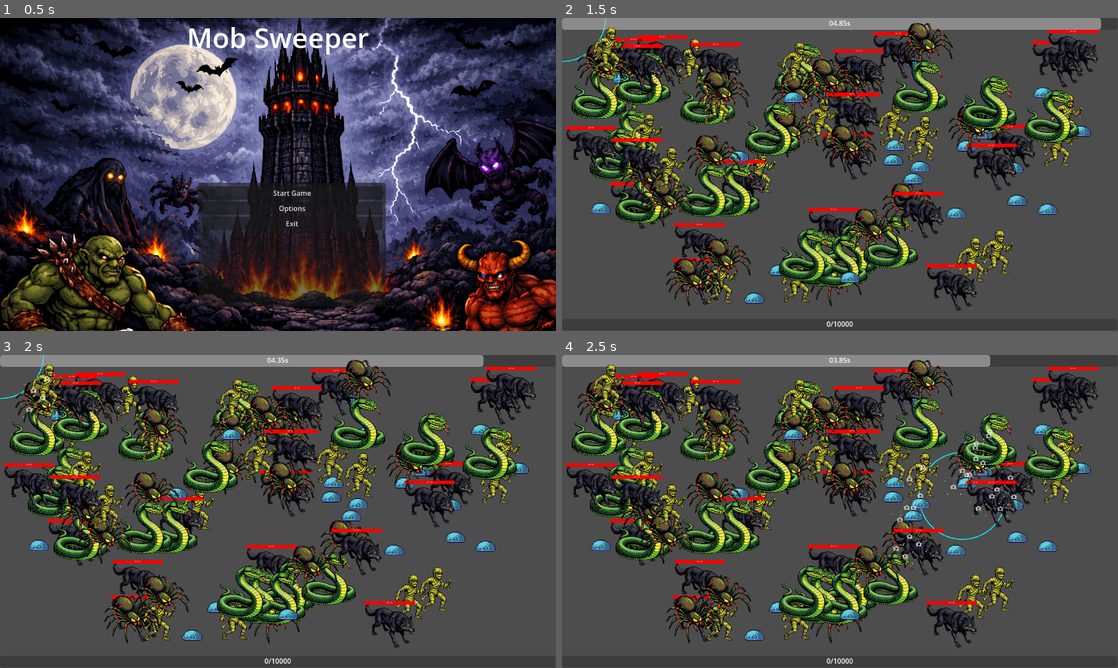
Above: before the commit, frames 1-4 (two rows, left to right).
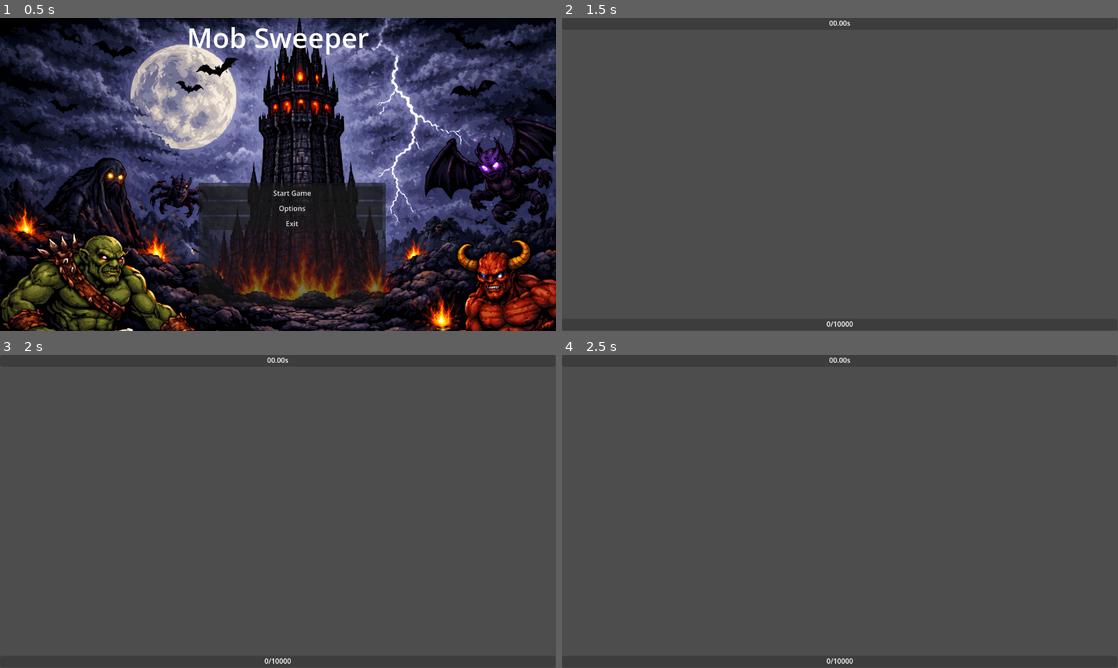
Above: after the commit, the same moments.

Repository: Chopstick83/godot_idle_arpg
Game: Godot game, scene res://mainmenu.tscn
Same seed, same stepped clock (60 frames per second), same inputs: the game is played once before the commit and once after it. The engine's default icon, where the game draws it, is replaced by a stand-in: a white triangle on a blue panel in a dark square.
Inputs (mouse positions are in pixels of both pictures, inside the frame that each line leads up to):
- Up to frame 1 (0.5 s): no input
- Up to frame 2 (1.5 s): click "Start Game" at 0.5 s; click "Start Battle" at 1.25 s
- Up to frame 3 (2 s): no input
- Up to frame 4 (2.5 s): move the mouse to (962, 495) at 2.02 s; click (962, 495) at 2.17 s

Frame 1 is identical in both runs. In frame 2, 38% of the frame differs, in the area x 0-97%, y 0-94%; in frame 3, 37%; in frame 4, 37%.
Error after the commit: Invalid access to property or key '<null>' on a base object of type 'Array'. (res://main.gd:65)

Commit message:
feat: 스킬 트리 시간 증가 및 공격 범위 연동 포함 등 몇 가지 업데이트
- 스킬 트리 2종 실제 게임에 반영
- 툴팁 레벨 변경 시 즉시 툴팁 반영
- 다국어 내용 변경
- 스콜피온 몬스터 적용
- 함수 snake case 통일

Diff:
--- a/Localizations/translations.csv
+++ b/Localizations/translations.csv
@@ -12,7 +12,7 @@
 LANGUAGE,언어,Language,,,,,,,,,
 BACK,뒤로가기,Back,,,,,,,,,
 SKILL_TITLE_EXTEND_TIME,스테이지 시간 연장,Extend Stage Time,,,,,,,,,
-SKILL_DESC_EXTEND_TIME,스테이지 시간을 {0}초로 연장합니다.,Extend stage time to {0} seconds.,,,,,,,,,
+SKILL_DESC_EXTEND_TIME,스테이지 시간을 {0}초로 늘립니다.,Extend stage time to {0} seconds.,,,,,,,,,
 START_BATTLE,전투 시작,Start Battle,,,,,,,,,
 RETURN_TO_MAIN,메인으로 돌아가기,Return To Main,,,,,,,,,
 LEVEL,레벨 {0},Lv. {0},,,,,,,,,
@@ -20,3 +20,5 @@
 CONTINUE_BATTLE,전투 계속하기,Continue Battle,,,,,,,,,
 RETURN_TO_BASE,정비하기,Return To Base,,,,,,,,,
 STAGE_COUNTER,{0}초,{0}s,,,,,,,,,
+SKILL_TITLE_EXPAND_ATTACK_RADIUS,기본 공격 범위 증가,Expand Basic Attack Radius,,,,,,,,,
+SKILL_DESC_EXPAND_ATTACK_RADIUS,기본 공격 범위 반지름이 {0}로 증가합니다.,Increase basic attack radius to {0}.,,,,,,,,,
--- a/Resources/save_manager.gd
+++ b/Resources/save_manager.gd
@@ -1,5 +1,5 @@
+extends Node
 class_name SaveManager
-extends Node
 
 const SETTINGS_SAVE_PATH: String = "user://settings.tres"
 const USER_SAVE_PATH: String = "user://save.tres"
--- a/Resources/user_save_data.gd
+++ b/Resources/user_save_data.gd
@@ -4,4 +4,3 @@
 @export var level: int = 1
 @export var xp: float = 0
 @export var max_xp: float = 100
-@export var wait_time: float = 5
--- a/SkillTree/Skills/skill_button.gd
+++ b/SkillTree/Skills/skill_button.gd
@@ -5,10 +5,11 @@
 @onready var label: Label = $MarginContainer/Label
 @onready var line_2d: Line2D = $Line2D
 
-@export var max_level: int = 4
+@export var max_level: int = 1 # min 1
 @export var id: String
 @export var title_key: String
 @export var desc_key: String
+@export var desc_param: Array # max_level개 (0레벨 포함). 변경 사항 툴팁용.
 
 const default_color = Color("#383838")
 const lined_color = Color("ffff3f")
@@ -19,7 +20,7 @@
 	set(value):
 		level = value
 		label.text = str(level) + "/" + str(max_level)
-		SkillButtonTooltip.ChangeLevel(level)
+		SkillButtonTooltip.change_level(level, title_key, desc_key, desc_param)
 		if level > 0:
 			panel.show_behind_parent = true
 		else:
@@ -83,7 +84,7 @@
 			save_requested.emit(id, level)
 
 func _on_mouse_entered() -> void:
-	SkillButtonTooltip.ShowPopup(Rect2(Vector2(global_position), Vector2(size)), level, title_key, desc_key)
+	SkillButtonTooltip.ShowPopup(Rect2(Vector2(global_position), Vector2(size)), level, title_key, desc_key, desc_param)
 
 func _on_mouse_exited() -> void:
 	SkillButtonTooltip.HidePopup()
--- a/SkillTree/skill_button_tooltip.gd
+++ b/SkillTree/skill_button_tooltip.gd
@@ -3,7 +3,7 @@
 @onready var title_label: Label = $PanelContainer/VBoxContainer/TitleLabel
 @onready var desc_label: Label = $PanelContainer/VBoxContainer/DescLabel
 
-func ShowPopup(slot: Rect2, level: int, title_key: String, desc_key: String):
+func ShowPopup(slot: Rect2, level: int, title_key: String, desc_key: String, desc_param: Array):
 	# 항상 위에 렌더링
 	%PanelContainer.z_index = 999
 
@@ -16,10 +16,9 @@
 	else:
 		correction = -Vector2(%PanelContainer.size.x + padding, 0)
 
-	ChangeLevel(level)
+	change_level(level, title_key, desc_key, desc_param)
 
-	title_label.text = tr(title_key)
-	desc_label.text = tr(desc_key)
+	update_text(level, title_key, desc_key, desc_param)
 
 	%PanelContainer.position = Vector2(slot.position + correction)
 	%PanelContainer.show()
@@ -27,10 +26,23 @@
 func HidePopup():
 	%PanelContainer.hide()
 
-func ChangeLevel(level: int):
+func change_level(level: int, title_key: String, desc_key: String, desc_param: Array):
 	if level == 0:
 		title_label.add_theme_color_override("font_color", Color("#333333"))
 		desc_label.add_theme_color_override("font_color", Color("#333333"))
 	else:
 		title_label.add_theme_color_override("font_color", Color("#ffffff"))
 		desc_label.add_theme_color_override("font_color", Color("#ffffff"))
+
+	update_text(level, title_key, desc_key, desc_param)
+
+func update_text(level: int, title_key: String, desc_key: String, desc_param: Array):
+	title_label.text = tr(title_key)
+
+	if desc_param.size() > 0:
+		if level == 0:
+			desc_label.text = tr(desc_key).format([desc_param[0]])
+		else:
+			desc_label.text = tr(desc_key).format([desc_param[level-1]])
+	else:
+		desc_label.text = tr(desc_key)
--- a/SkillTree/skill_tree.tscn
+++ b/SkillTree/skill_tree.tscn
@@ -34,9 +34,11 @@
 offset_top = 152.0
 offset_right = 802.0
 offset_bottom = 192.0
+max_level = 4
 id = "EXTEND_TIME"
 title_key = "SKILL_TITLE_EXTEND_TIME"
 desc_key = "SKILL_DESC_EXTEND_TIME"
+desc_param = [6.0, 7.0, 8.5, 10.0]
 
 [node name="SkillButton" parent="Panel/ExtendTime" unique_id=1104429965 instance=ExtResource("1_qyskh")]
 layout_mode = 0
@@ -64,9 +66,11 @@
 offset_top = 348.0
 offset_right = 248.0
 offset_bottom = 388.0
+max_level = 4
 id = "EXPAND_ATTACK"
-title_key = "55"
-desc_key = "66"
+title_key = "SKILL_TITLE_EXPAND_ATTACK_RADIUS"
+desc_key = "SKILL_DESC_EXPAND_ATTACK_RADIUS"
+desc_param = [30.0, 50.0, 75.0, 100.0]
 
 [node name="SkillButton" parent="Panel/ExpandAttackRange" unique_id=592792730 instance=ExtResource("1_qyskh")]
 layout_mode = 0
--- a/main.gd
+++ b/main.gd
@@ -18,32 +18,38 @@
 @onready var exp_text: Label = $ExpProgressBar/ExpText
 
 var mummy_resource = preload("res://Enemy/mummy.tscn")
+var scorpion_resource = preload("res://Enemy/scorpion.tscn")
 var slime_resource = preload("res://Enemy/slime.tscn")
 var snake_resource = preload("res://Enemy/snake.tscn")
 var spider_resource = preload("res://Enemy/spider.tscn")
 var wolf_resource = preload("res://Enemy/wolf.tscn")
 
 var stage_resource = [
-	mummy_resource, slime_resource, snake_resource, spider_resource, wolf_resource
+	mummy_resource, scorpion_resource, slime_resource, snake_resource, spider_resource, wolf_resource
 ]
 
 @export var attack_effect_scene: PackedScene # 인스펙터에서 공격 이펙트 씬 할당
 
 var enemies_in_area: Array[Node2D] = []
 var is_mouse_hovering: bool = false
-const mouse_radius = 100
+var attack_radius_array = [10.0, 30.0, 50.0, 75.0, 100.0]
+var attack_radius_level = 0
+var wait_time_array = [5.0, 6.0, 7.0, 8.5, 10.0]
+var wait_time_level = 0
 var current_mouse_pos: Vector2
 
 var exp_label_base: String
 var user_save_data: UserSaveData
+var user_tree_data: UserTreeData
 
 func _draw() -> void:
 	if stage_timer.time_left > 0:
-		draw_circle(current_mouse_pos, mouse_radius, Color.AQUA, false, 2)
+		draw_circle(current_mouse_pos, attack_radius_array[attack_radius_level], Color.AQUA, false, 2)
 
 func _process(_delta: float) -> void:
+	var time_str = "%05.2f" % stage_timer.time_left
 	stage_timer_progress_bar.value = stage_timer.time_left
-	stage_time_left.text = "%05.2fs" % stage_timer.time_left
+	stage_time_left.text = tr("STAGE_COUNTER").format([time_str])
 	queue_redraw()
 
 func _physics_process(_delta: float) -> void:
@@ -54,15 +60,17 @@
 	return_to_base_button.text = tr("RETURN_TO_BASE")
 	exp_label_base = tr("EARNED_EXP")
 
+	user_tree_data = SaveManager.load_skill()
+	attack_radius_level = user_tree_data.skills.get("EXPAND_ATTACK")
+	collision_shape_2d.shape.radius = attack_radius_array[attack_radius_level]
+
 	user_save_data = SaveManager.load_game()
-
-	collision_shape_2d.shape.radius = mouse_radius
-
 	exp_progress_bar.max_value = user_save_data.max_xp
 	exp_progress_bar.value = user_save_data.xp
 
 	reset_enemies()
-	reset_timer(user_save_data.wait_time)
+	wait_time_level = user_tree_data.skills.get("EXTEND_TIME")
+	reset_timer(wait_time_array[wait_time_level])
 
 func reset_enemies():
 	var num_enemies = 100
@@ -128,7 +136,8 @@
 	update_exp_text(value)
 
 func update_exp_text(value):
-	exp_text.text = "Lv.%d - %d / %d" % [user_save_data.level, int(value), exp_progress_bar.max_value]
+	var level_text = tr("LEVEL").format([user_save_data.level])
+	exp_text.text = "%s - %d / %d" % [level_text, int(value), exp_progress_bar.max_value]
 
 func _on_area_2d_area_entered(area: Area2D) -> void:
 	if not enemies_in_area.has(area):
@@ -147,7 +156,7 @@
 func _on_continue_battle_button_pressed() -> void:
 	result_panel.hide()
 	reset_enemies()
-	reset_timer(user_save_data.wait_time)
+	reset_timer(wait_time_array[wait_time_level])
 
 func _on_return_to_base_button_pressed() -> void:
 	get_tree().change_scene_to_file("res://SkillTree/skill_tree.tscn")
Binary file changed: Localizations/translations.en_US.translation
Binary file changed: Localizations/translations.ko_KR.translation
